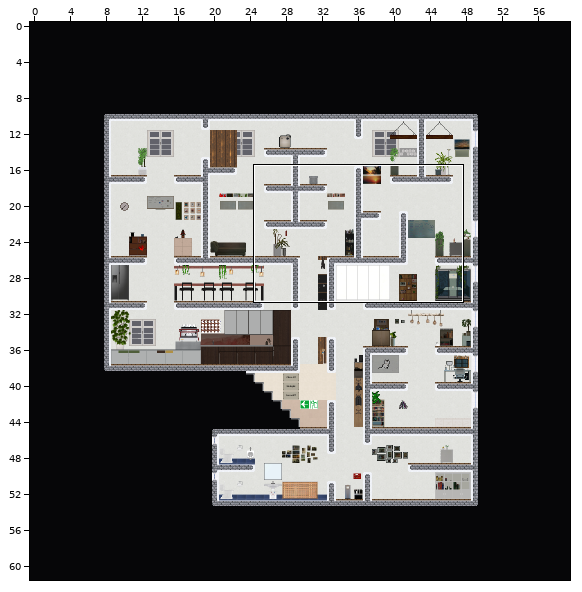
Tiled map -- res/tilemaps/level1.tmx. The picture above shows the old version from afar; the outline marks the close-up.
Close-up. The starting point:
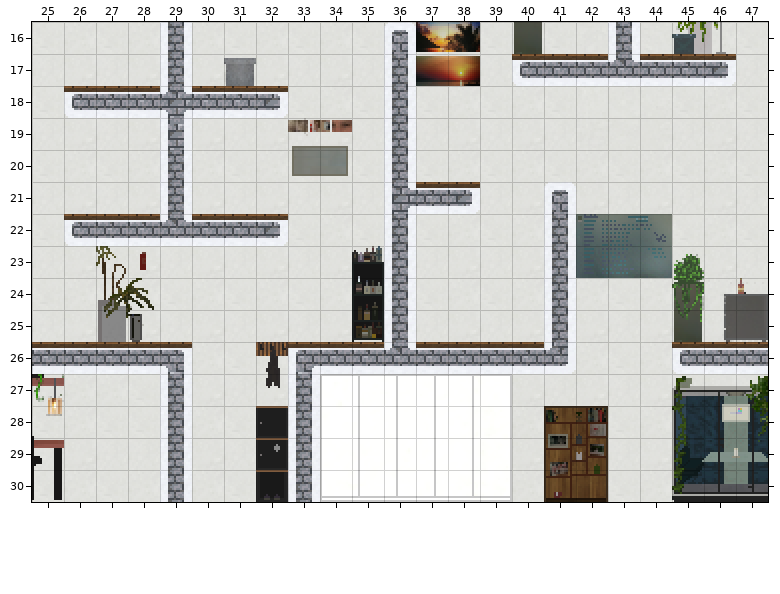
Cells are 16x16 px. Shown: x 25..47, y 16..30. Tiles whose own drawing changed are shown in their newer look in all pictures.
The same view after the edit:
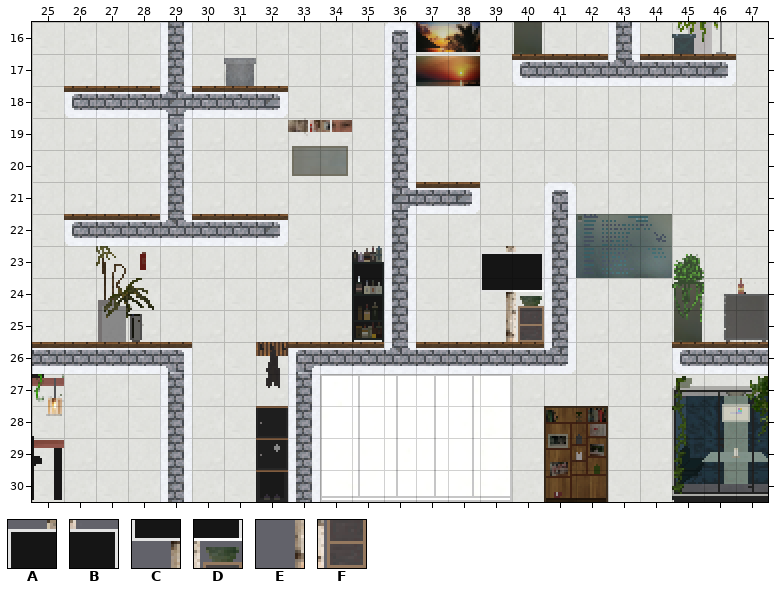
Key: from "hallways": A 113, B 114, C 129, D 130, E 145, F 146.
_ is an empty cell.
The edit:
Changed rows in their new state; . is an unchanged cell.
Layer "background_deco":
first column x 39:
23 AB
24 CD
25 EF
Boxes around the changes in both close-ups, in picture pixels (x1, y1, x2, y2):
added: (480, 246, 544, 342)
